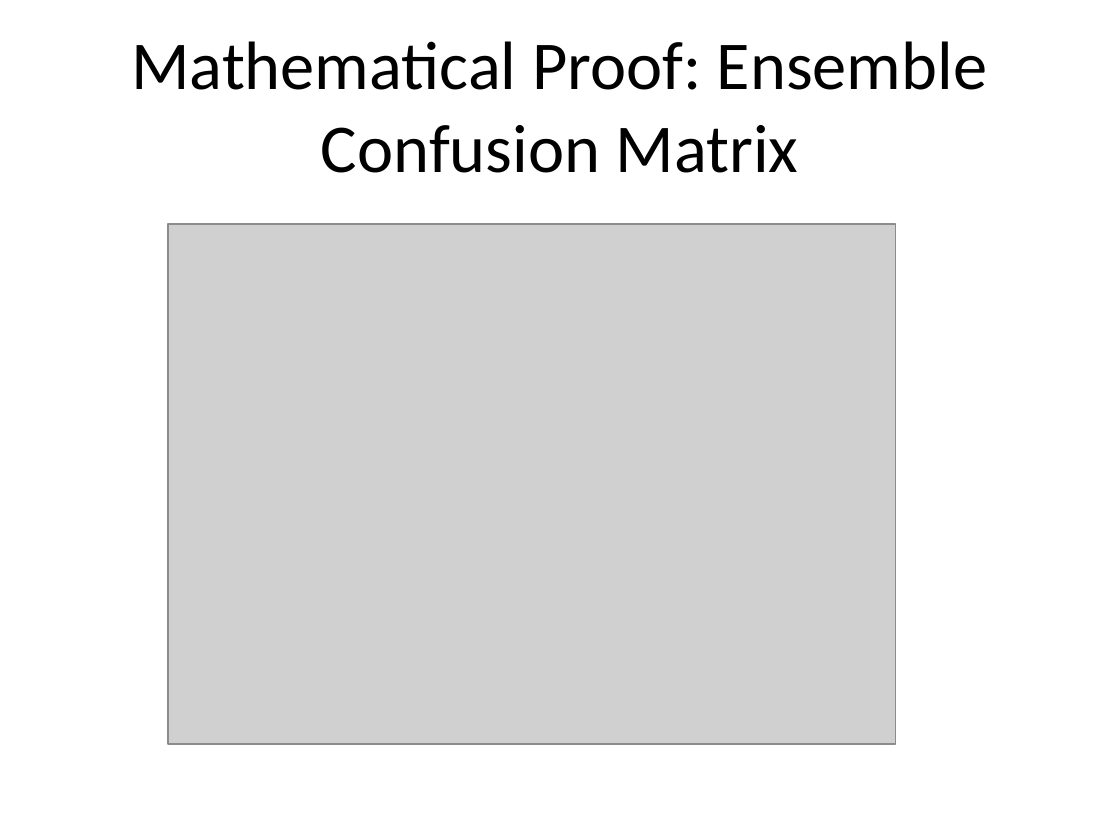
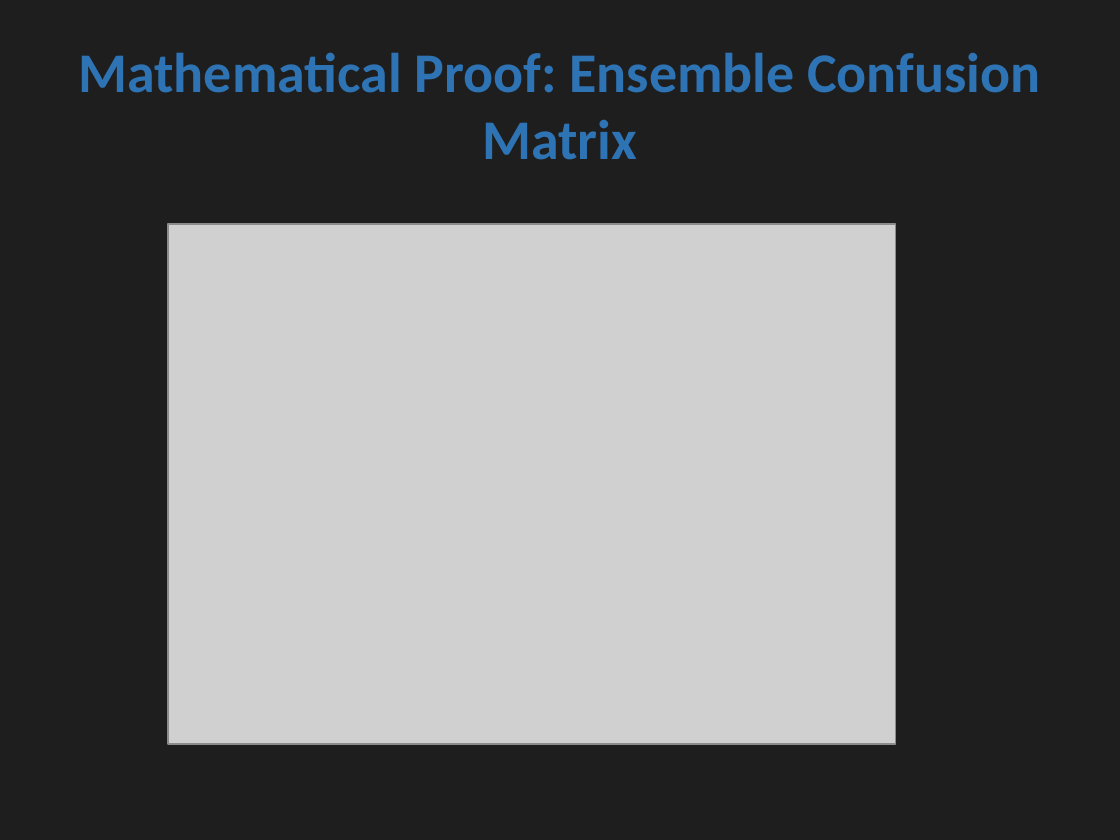
Before and after one commit to SaifAl-Sabaneh/Sentinurl-Phishing-Detector, a slide deck: slide 17 of documents/SentinURL Final Presentation.pptx (slide 18 before the commit). Drawn at 1120x840 pixels with LibreOffice and Linux fonts; fonts in the diff are those of the drawing; grey boxes stand for pictures. Boxes give left, top, right and bottom in pixels: in the first picture for what was removed or moved away, otherwise in the second. Text is boxed around its words. In the diff, an @@ line names an element or a change of style, - is before the commit and + after.

```diff
--- a/documents/SentinURL Final Presentation.pptx
+++ b/documents/SentinURL Final Presentation.pptx
@@ background #FFFFFF to #1E1E1E @@
@@ title "Mathematical Proof: Ensemble Confusion Matrix" at (78, 52, 1040, 160): size 44 to 36 pt, text colour #000000 to #2E74B5, bold on @@
```
Also in this commit, not shown: 4 other slides changed, 1 slide removed, 12 other files.
